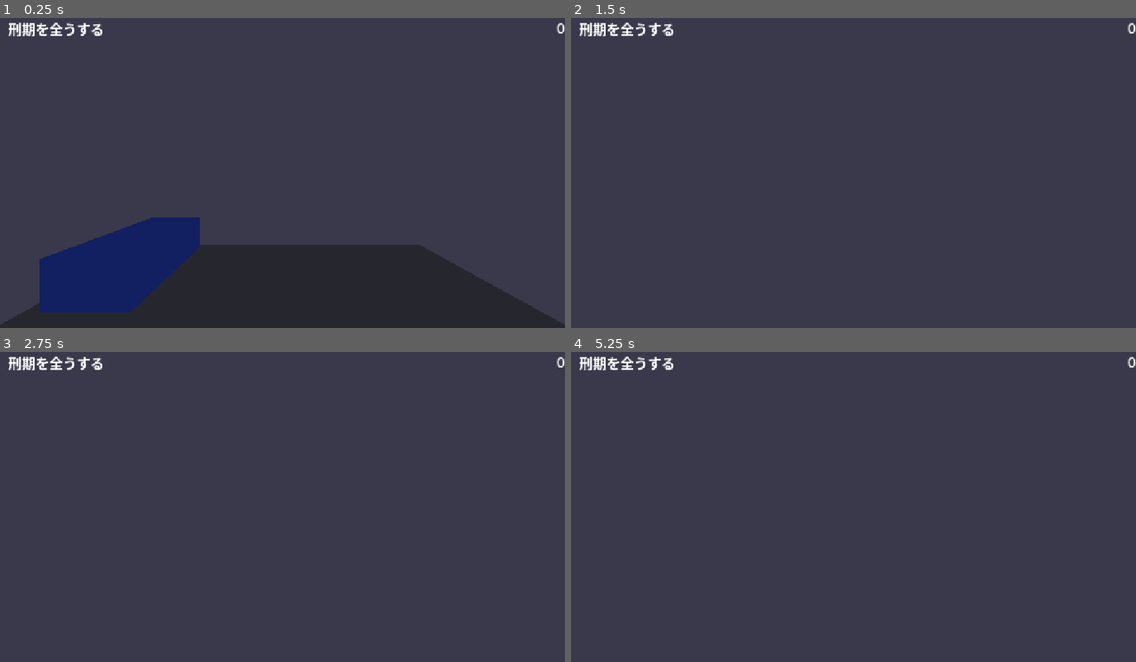
Above: before the commit, frames 1-4 (two rows, left to right).
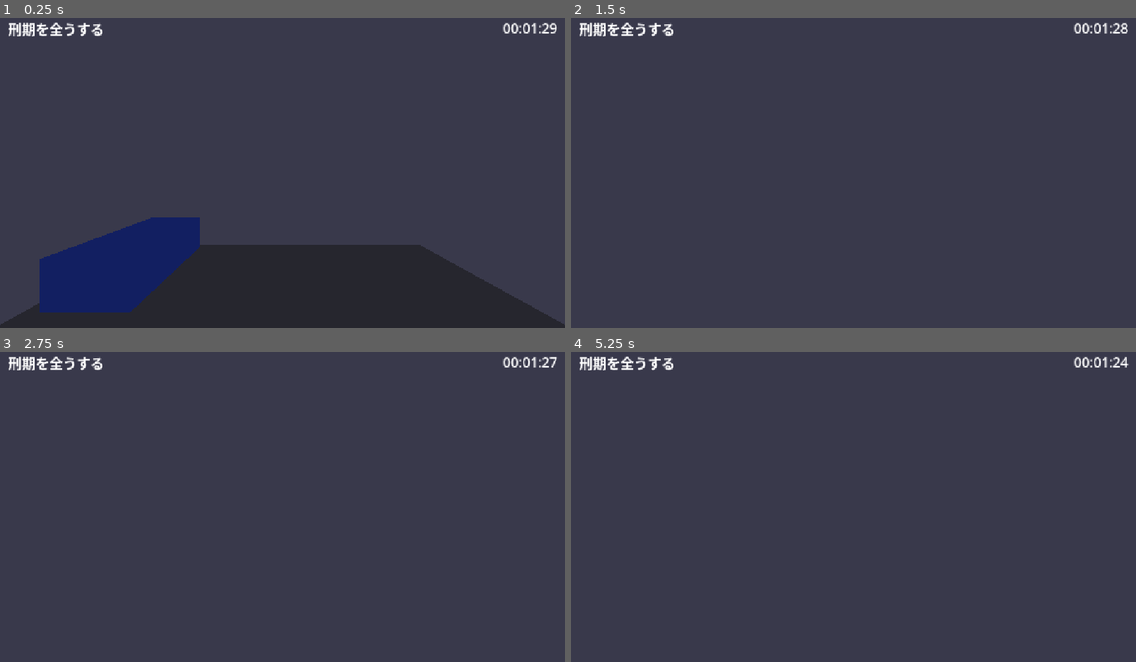
Above: after the commit, the same moments.

Repository: shuhei0916/all-about-time
Game: Godot game, scene res://src/main.tscn
The game is run twice, just before and just after one commit, with the same random seed, the same clock (stepped at 60 frames per second) and the same inputs.
Inputs (mouse positions are in pixels of both pictures, inside the frame that each line leads up to):
- Up to frame 1 (0.25 s): no input
- Up to frame 2 (1.5 s): tap Enter at 0.5 s; move the mouse to (881, 166) at 0.52 s; hold E (interact) 0.53-1.28 s; hold W (move_forward) from 0.53 s (still down); click (881, 166) at 0.67 s; move the mouse to (825, 169) at 1.27 s; tap Shift at 1.35 s
- Up to frame 3 (2.75 s): keep holding W (move_forward); tap Space at 2 s; move the mouse to (293, 497) at 2.02 s; tap Alt at 2.1 s
- Up to frame 4 (5.25 s): keep holding W (move_forward); tap Enter at 2.75, 4.25 s; move the mouse to (847, 507) at 2.77 s; tap Ctrl at 2.85 s; click (847, 507) at 2.92 s; tap Space at 3.5, 5 s; move the mouse to (893, 507) at 3.52 s; hold E (interact) 3.53-4.28 s; move the mouse to (808, 500) at 4.27 s; tap Shift at 4.35 s; move the mouse to (859, 503) at 5.02 s; tap Alt at 5.1 s; click (859, 503) at 5.17 s

The runs differ from the first frame. In frame 1, 0.2% of the frame differs, in the area x 89-100%, y 1-5%; in frame 2, 0.2%; in frame 3, 0.2%; in frame 4, 0.2%.

Commit message:
右上の寿命ラベルが画面外にはみ出す問題を修正した
ラベルは空の状態で最小サイズ配置されるため、文字が入ると既定の右向きに
伸びて画面外に出ていた。プリセットに応じて伸び方向を設定し、ラベルが
画面内に収まることと操作案内が中央に来ることをテストで固定した。

Co-Authored-By: Claude Fable 5.1 <noreply@anthropic.com>
Claude-Session: https://claude.ai/code/session_01Lik82CGb8TMRXPtgzezXGw

Diff:
--- a/src/ui/hud.gd
+++ b/src/ui/hud.gd
@@ -28,9 +28,22 @@
 func _make_label(preset: Control.LayoutPreset) -> Label:
 	var label := Label.new()
 	label.set_anchors_and_offsets_preset(preset, Control.PRESET_MODE_MINSIZE, 16)
+	# 文字が入って幅が広がるとき、右寄せなら左へ、中央寄せなら両側へ伸びるようにする。
+	# これがないと既定の右向きに伸びて、右上のラベルが画面外へはみ出す。
+	label.grow_horizontal = _grow_direction_for(preset)
 	label.add_theme_font_size_override("font_size", 28)
 	add_child(label)
 	return label
+
+
+func _grow_direction_for(preset: Control.LayoutPreset) -> Control.GrowDirection:
+	match preset:
+		Control.PRESET_TOP_RIGHT, Control.PRESET_BOTTOM_RIGHT, Control.PRESET_CENTER_RIGHT:
+			return Control.GROW_DIRECTION_BEGIN
+		Control.PRESET_CENTER_TOP, Control.PRESET_CENTER_BOTTOM, Control.PRESET_CENTER:
+			return Control.GROW_DIRECTION_BOTH
+		_:
+			return Control.GROW_DIRECTION_END
 
 
 ## 人生の状態をラベルに反映する。毎フレーム呼ぶ。
--- a/test/unit/ui/test_hud.gd
+++ b/test/unit/ui/test_hud.gd
@@ -30,3 +30,21 @@
 	hud.show_prompt("刑期を全うする")
 	hud.show_prompt("")
 	assert_eq(hud.prompt_label.text, "")
+
+
+func test_寿命ラベルは画面内に収まる():
+	var hud: Hud = add_child_autofree(Hud.new())
+	hud.update_from(Life.new())
+	await wait_process_frames(2)
+	var rect := hud.lifespan_label.get_global_rect()
+	var screen := hud.lifespan_label.get_viewport_rect()
+	assert_true(screen.encloses(rect), "%s が画面 %s の内側にあること" % [rect, screen])
+
+
+func test_操作案内は画面の左右中央に置かれる():
+	var hud: Hud = add_child_autofree(Hud.new())
+	hud.show_prompt("刑期を全うする")
+	await wait_process_frames(2)
+	var rect := hud.prompt_label.get_global_rect()
+	var screen := hud.prompt_label.get_viewport_rect()
+	assert_almost_eq(rect.get_center().x, screen.get_center().x, 1.0)
